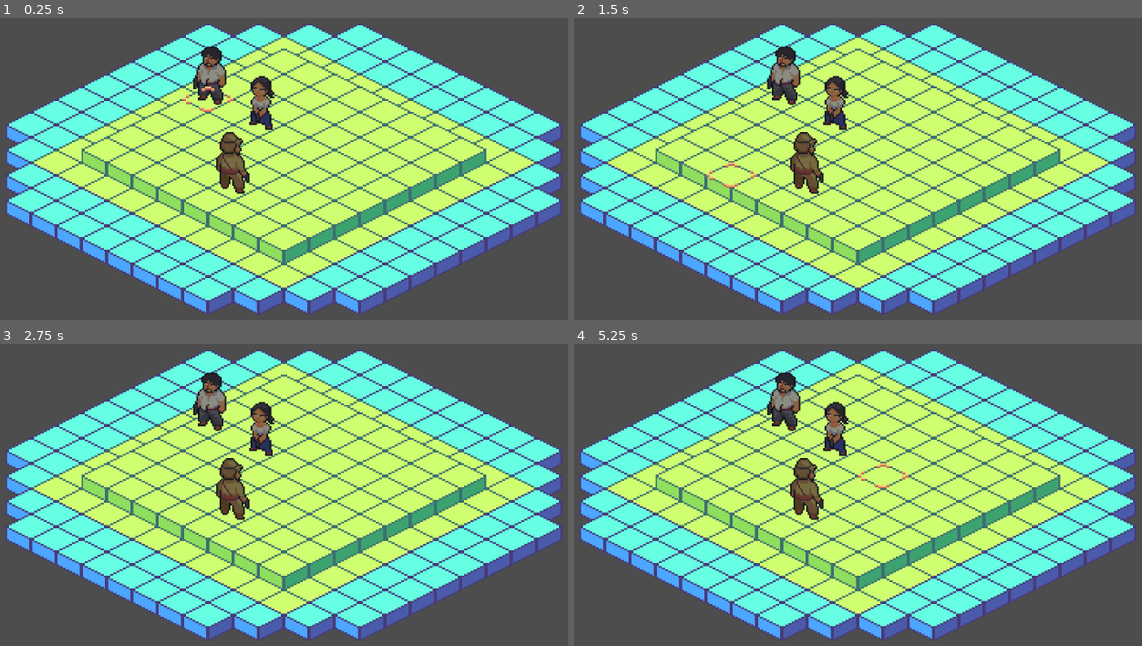
Above: before the commit, frames 1-4 (two rows, left to right).
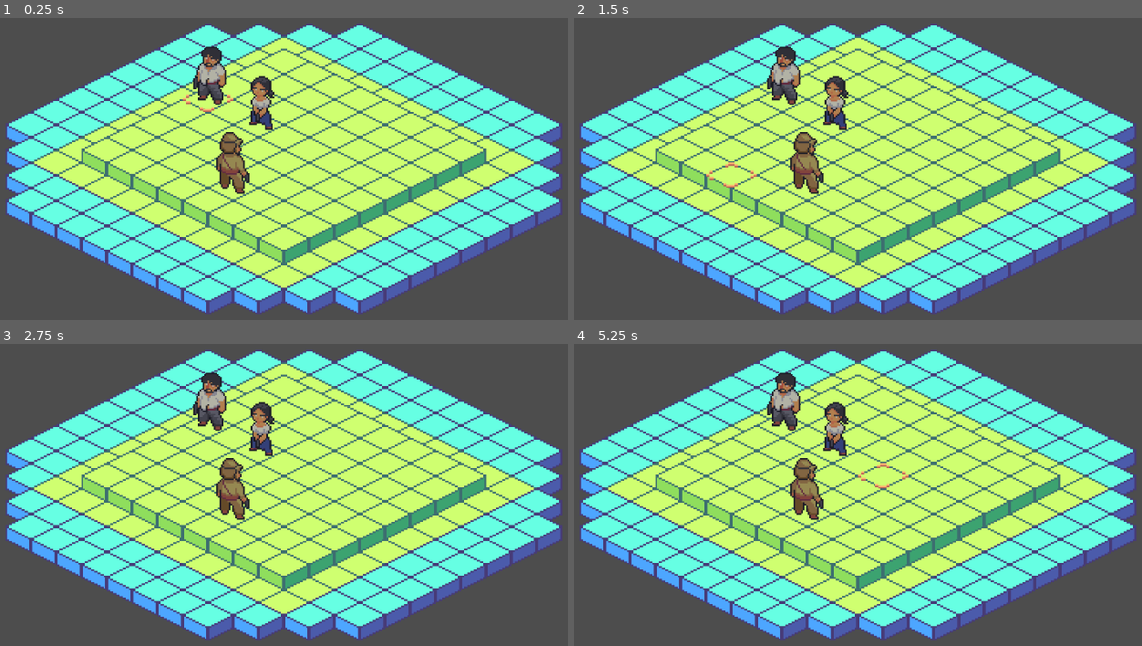
Above: after the commit, the same moments.

Repository: edenbayu/PerangSurabaya
Game: Godot game, scene res://Scene/level_1.tscn
Two runs of this game, one before a commit and one after it. Both use one fixed random seed, a clock stepped at 60 frames per second and the inputs below. The engine's default icon, where the game draws it, is replaced by a stand-in: a white triangle on a blue panel in a dark square.
Inputs (mouse positions are in pixels of both pictures, inside the frame that each line leads up to):
- Up to frame 1 (0.25 s): no input
- Up to frame 2 (1.5 s): tap Enter (ui_accept) at 0.5, 0.77, 1.25 s; move the mouse to (1028, 129) at 0.52 s; press the mouse at (1028, 129) at 0.53 s; move the mouse to (721, 172) at 1.27 s; release the mouse at (721, 172) at 1.28 s; click (721, 172) at 1.35 s
- Up to frame 3 (2.75 s): tap Enter (ui_accept) at 1.52, 2 s; move the mouse to (363, 386) at 2.02 s; press the mouse at (363, 386) at 2.03 s
- Up to frame 4 (5.25 s): tap Enter (ui_accept) at 2.75, 3.02, 3.5, 3.77, 4.25, 4.52 s; move the mouse to (829, 558) at 2.77 s; release the mouse at (829, 558) at 2.78 s; click (829, 558) at 2.85 s; move the mouse to (1085, 540) at 3.52 s; press the mouse at (1085, 540) at 3.53 s; move the mouse to (647, 416) at 4.27 s; release the mouse at (647, 416) at 4.28 s; click (647, 416) at 4.35 s; move the mouse to (903, 476) at 5.02 s; press the mouse at (903, 476) at 5.03 s

The runs differ from the first frame. In frame 1, 1.0% of the frame differs, in the area x 34-48%, y 12-58%; in frame 2, 1.0%; in frame 3, 1.0%; in frame 4, 1.0%.

Commit message:
functionally walk mechanism

Diff:
--- a/TurnBased_AIBehavior/Scene/GameBoard.gd
+++ b/TurnBased_AIBehavior/Scene/GameBoard.gd
@@ -61,8 +61,6 @@
 			_select_unit(mapped_cell)
 		elif _active_unit.is_selected:
 			_move_active_unit(mapped_cell)
-			_deselect_active_unit()
-			_clear_active_unit()
 
 ##Function yang terhubung dengan cursor click
 func _select_unit(cell: Vector2) -> void:
@@ -70,7 +68,7 @@
 		return
 
 	_active_unit = _units[cell]
-	print(_active_unit)
+	print(_active_unit.cell)
 	_active_unit.is_selected = true
 	_walkable_cells = get_walkable_cells(_active_unit)
 	unitPath.draw(_walkable_cells)
@@ -118,7 +116,9 @@
 func is_occupied(cell: Vector2) -> bool:
 	return _units.has(cell)
 
+##Move active unit based on it's movement area, initializing pathfinding, executing walk function
 func _move_active_unit(new_cell: Vector2) -> void:
+	print(new_cell)
 	if is_occupied(new_cell) or not new_cell in _walkable_cells:
 		return
 	unitPath.get_walk_path(_active_unit.cell, new_cell)
@@ -126,12 +126,15 @@
 	for i in unitPath.current_path:
 		i = unitPath.map_to_local(i)
 		new_path.append(i)
-	_active_unit.walk(new_path)
+	new_path.pop_front() #Makes sure that the current path isn't walkable
+	_units.erase(_active_unit.cell)
+	_units[new_cell] = _active_unit
+	_deselect_active_unit()
+	_active_unit.walk(new_path, new_cell)
+	_clear_active_unit()
 
 func _process(delta):
-	if _active_unit:
-		_active_unit.cell = unitPath.local_to_map(_active_unit.position)
-		print(_active_unit.cell)
+	print(_units)
 
 ## Deselects the active unit, clearing the cells overlay and interactive path drawing.
 func _deselect_active_unit() -> void:
--- a/TurnBased_AIBehavior/Scene/Player.tscn
+++ b/TurnBased_AIBehavior/Scene/Player.tscn
@@ -6,11 +6,22 @@
 [sub_resource type="CircleShape2D" id="CircleShape2D_wdqu4"]
 radius = 13.9393
 
+[sub_resource type="Animation" id="Animation_2mx2d"]
+resource_name = "soerjo_idle"
+
+[sub_resource type="AnimationLibrary" id="AnimationLibrary_15xbu"]
+_data = {
+"soerjo_idle": SubResource("Animation_2mx2d")
+}
+
 [node name="CharacterBody2D" type="CharacterBody2D"]
+z_index = 1
 script = ExtResource("1_2t8lw")
 skin = ExtResource("2_4sbd7")
+move_speed = 500
 
 [node name="Sprite2D" type="Sprite2D" parent="."]
+modulate = Color(0.7, 0.7, 0.7, 1)
 position = Vector2(7, -155)
 texture = ExtResource("2_4sbd7")
 
@@ -19,3 +30,8 @@
 rotation = 0.208382
 scale = Vector2(5.39964, 2.52479)
 shape = SubResource("CircleShape2D_wdqu4")
+
+[node name="AnimationPlayer" type="AnimationPlayer" parent="."]
+libraries = {
+"": SubResource("AnimationLibrary_15xbu")
+}
--- a/TurnBased_AIBehavior/Scripts/Player.gd
+++ b/TurnBased_AIBehavior/Scripts/Player.gd
@@ -21,7 +21,7 @@
 #setter getter
 
 @export var move_range := 4
-@export var move_speed := 500
+@export var move_speed := 5
 
 var is_selected := false:
 	set(value):
@@ -36,28 +36,17 @@
 		_is_walking = value
 		set_process(_is_walking)
 
-func walk(paths: Array):
+func walk(paths: Array, new_cell: Vector2):
 	if paths.is_empty():
 		_is_walking = false
 		return
-	#else:
-		#paths.pop_front()
-		#_is_walking = true
-	#var target_pos = paths.front()
-	#global_position = global_position.move_toward(target_pos, move_speed)
-	#if global_position == target_pos:
-		#paths.pop_front()
-	#_is_walking = true
-	#print(paths)
-	#while _is_walking:
-		#var target_pos = paths.front()
-		#paths.pop_front()
-		#global_position = global_position.move_toward(target_pos, move_speed)
-
+	cell = new_cell
+	for path in paths:
+		position = position.move_toward(path, move_speed)
 
 func _process(delta: float):
-	pass
+	#Modulasi jika selected  / not selected
 	if not is_selected:
-		_sprite.modulate = Color(0.55, 0.55, 0.55)
+		_sprite.modulate = Color(0.70, 0.70, 0.70)
 	else:
 		_sprite.modulate = Color(1, 1, 1)
Not shown: 1 places in TurnBased_AIBehavior/Scene/Player.tscn that only renumber resources
